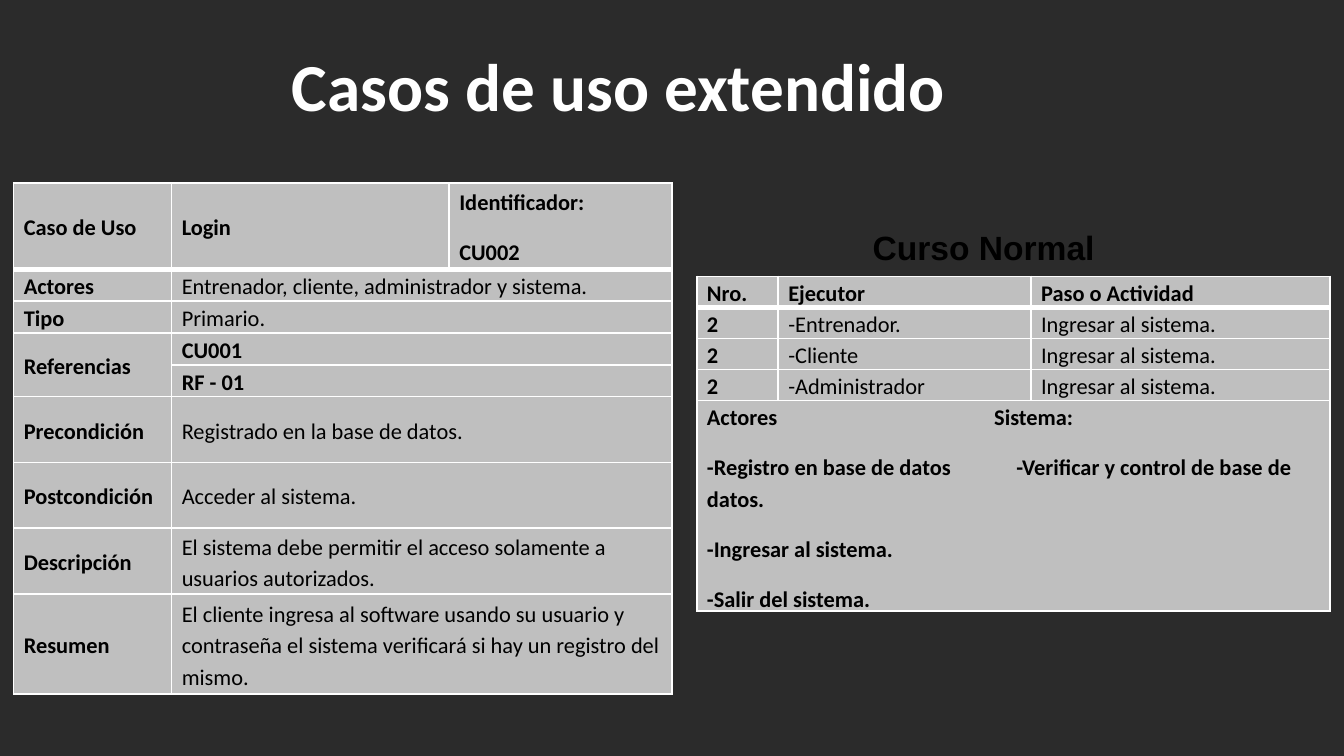
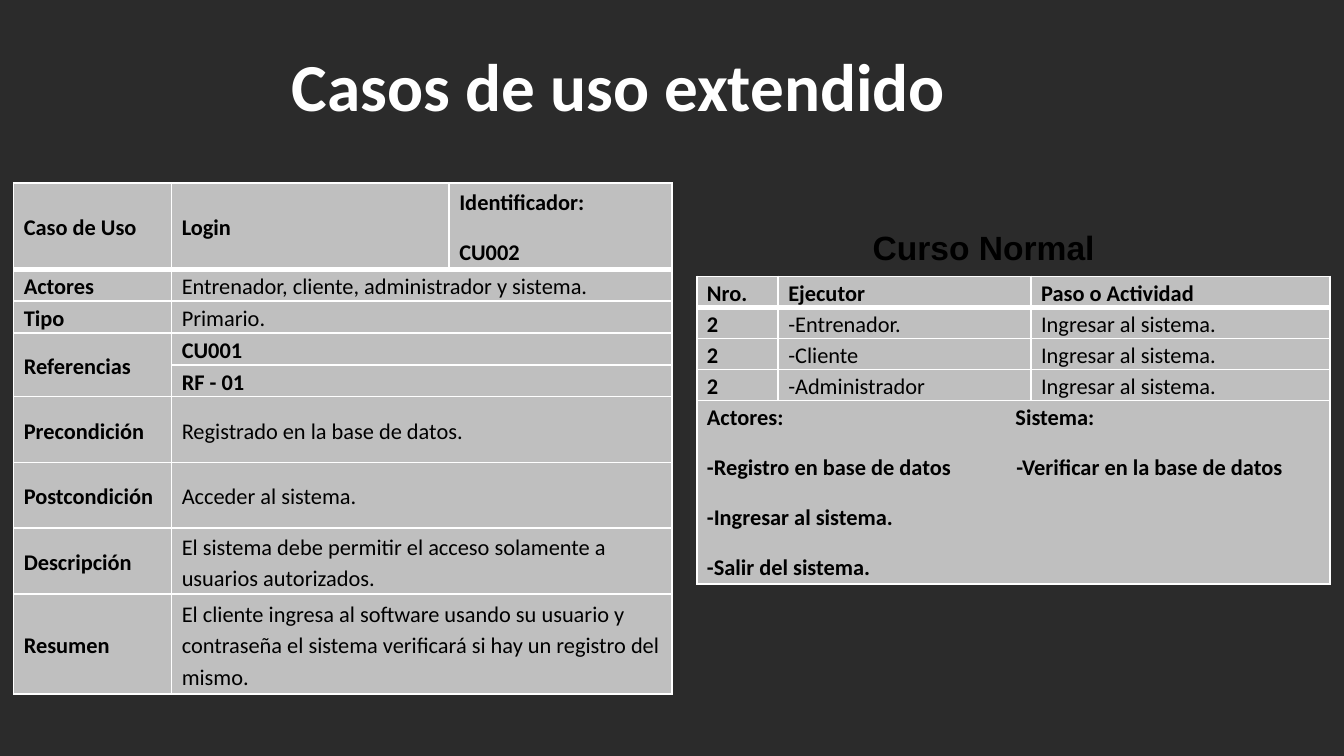
Before and after one commit to teamfsteelsystem/ProyectoFSS, a slide deck: slide 14 of Descripcion FSS/ExpoOficialFSS.pptx. Drawn at 1344x756 pixels with LibreOffice and Linux fonts; fonts in the diff are those of the drawing; background and template pictures are left out; a plain dark background stands for a picture behind light text. Boxes give left, top, right and bottom in pixels: in the first picture for what was removed or moved away, otherwise in the second. Text is boxed around its words. In the diff, an @@ line names an element or a change of style, - is before the commit and + after.

```diff
--- a/Descripcion FSS/ExpoOficialFSS.pptx
+++ b/Descripcion FSS/ExpoOficialFSS.pptx
@@ table at bbox=[698, 277, 1332, 579] @@
-row 5, column 1: Actores Sistema: / -Registro en base de datos -Verificar y control de base de datos. / -Ingresar al sistema. / -Salir del sistema.
+row 5, column 1: Actores: Sistema: / -Registro en base de datos -Verificar en la base de datos / -Ingresar al sistema. / -Salir del sistema.
```
Also in this commit, not shown: 8 other slides changed.
